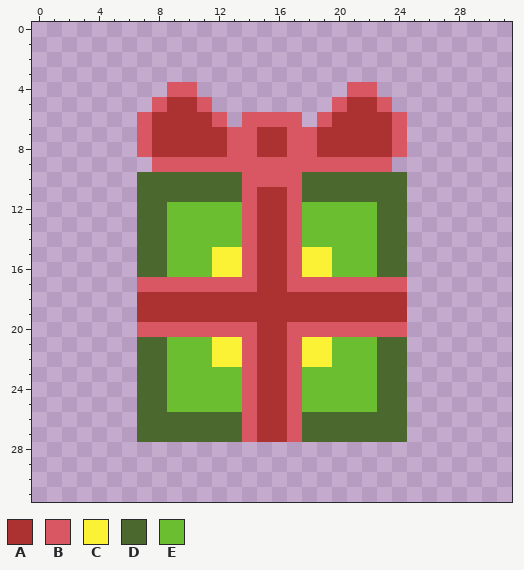
A pixel-art file gets an edit: assets/Present.aseprite. The picture above is the old version.
32x32 pixels, 1 frame.
Palette (. is transparent): A #ac3232  B #d95763  C #fbf236  D #4b692f  E #6abe30
Now the later version:
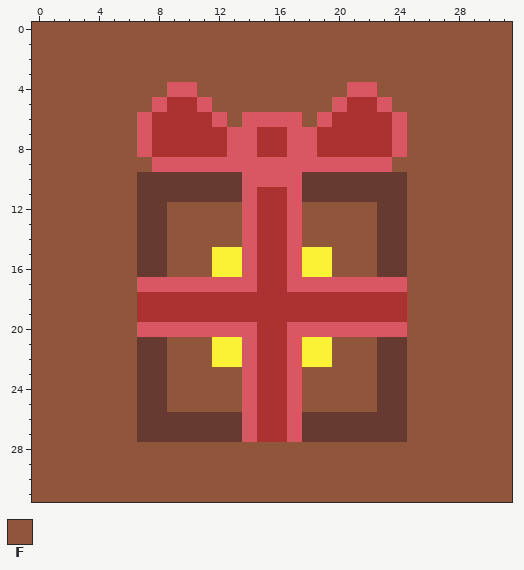
Colours new in this view: F #8f563b
The exact change:
@@ palette @@
-D #4b692f
+D #663931
@@ x 0..31 @@
- 0 ................................
- 1 ................................
- 2 ................................
- 3 ................................
- 4 .........BB..........BB.........
- 5 ........BAAB........BAAB........
- 6 .......BAAAAB.BBBB.BAAAAB.......
- 7 .......BAAAAABBAABBAAAAAB.......
- 8 .......BAAAAABBAABBAAAAAB.......
- 9 ........BBBBBBBBBBBBBBBB........
-10 .......DDDDDDDBBBBDDDDDDD.......
-11 .......DDDDDDDBAABDDDDDDD.......
-12 .......DDEEEEEBAABEEEEEDD.......
-13 .......DDEEEEEBAABEEEEEDD.......
-14 .......DDEEEEEBAABEEEEEDD.......
-15 .......DDEEECCBAABCCEEEDD.......
-16 .......DDEEECCBAABCCEEEDD.......
-17 .......BBBBBBBBAABBBBBBBB.......
-18 .......AAAAAAAAAAAAAAAAAA.......
-19 .......AAAAAAAAAAAAAAAAAA.......
-20 .......BBBBBBBBAABBBBBBBB.......
-21 .......DDEEECCBAABCCEEEDD.......
-22 .......DDEEECCBAABCCEEEDD.......
-23 .......DDEEEEEBAABEEEEEDD.......
-24 .......DDEEEEEBAABEEEEEDD.......
-25 .......DDEEEEEBAABEEEEEDD.......
-26 .......DDDDDDDBAABDDDDDDD.......
-27 .......DDDDDDDBAABDDDDDDD.......
-28 ................................
-29 ................................
-30 ................................
-31 ................................
+ 0 FFFFFFFFFFFFFFFFFFFFFFFFFFFFFFFF
+ 1 FFFFFFFFFFFFFFFFFFFFFFFFFFFFFFFF
+ 2 FFFFFFFFFFFFFFFFFFFFFFFFFFFFFFFF
+ 3 FFFFFFFFFFFFFFFFFFFFFFFFFFFFFFFF
+ 4 FFFFFFFFFBBFFFFFFFFFFBBFFFFFFFFF
+ 5 FFFFFFFFBAABFFFFFFFFBAABFFFFFFFF
+ 6 FFFFFFFBAAAABFBBBBFBAAAABFFFFFFF
+ 7 FFFFFFFBAAAAABBAABBAAAAABFFFFFFF
+ 8 FFFFFFFBAAAAABBAABBAAAAABFFFFFFF
+ 9 FFFFFFFFBBBBBBBBBBBBBBBBFFFFFFFF
+10 FFFFFFFDDDDDDDBBBBDDDDDDDFFFFFFF
+11 FFFFFFFDDDDDDDBAABDDDDDDDFFFFFFF
+12 FFFFFFFDDFFFFFBAABFFFFFDDFFFFFFF
+13 FFFFFFFDDFFFFFBAABFFFFFDDFFFFFFF
+14 FFFFFFFDDFFFFFBAABFFFFFDDFFFFFFF
+15 FFFFFFFDDFFFCCBAABCCFFFDDFFFFFFF
+16 FFFFFFFDDFFFCCBAABCCFFFDDFFFFFFF
+17 FFFFFFFBBBBBBBBAABBBBBBBBFFFFFFF
+18 FFFFFFFAAAAAAAAAAAAAAAAAAFFFFFFF
+19 FFFFFFFAAAAAAAAAAAAAAAAAAFFFFFFF
+20 FFFFFFFBBBBBBBBAABBBBBBBBFFFFFFF
+21 FFFFFFFDDFFFCCBAABCCFFFDDFFFFFFF
+22 FFFFFFFDDFFFCCBAABCCFFFDDFFFFFFF
+23 FFFFFFFDDFFFFFBAABFFFFFDDFFFFFFF
+24 FFFFFFFDDFFFFFBAABFFFFFDDFFFFFFF
+25 FFFFFFFDDFFFFFBAABFFFFFDDFFFFFFF
+26 FFFFFFFDDDDDDDBAABDDDDDDDFFFFFFF
+27 FFFFFFFDDDDDDDBAABDDDDDDDFFFFFFF
+28 FFFFFFFFFFFFFFFFFFFFFFFFFFFFFFFF
+29 FFFFFFFFFFFFFFFFFFFFFFFFFFFFFFFF
+30 FFFFFFFFFFFFFFFFFFFFFFFFFFFFFFFF
+31 FFFFFFFFFFFFFFFFFFFFFFFFFFFFFFFF
Changed places in both pictures, as pixel boxes (x1, y1, x2, y2):
changed: (32, 22, 512, 502)
